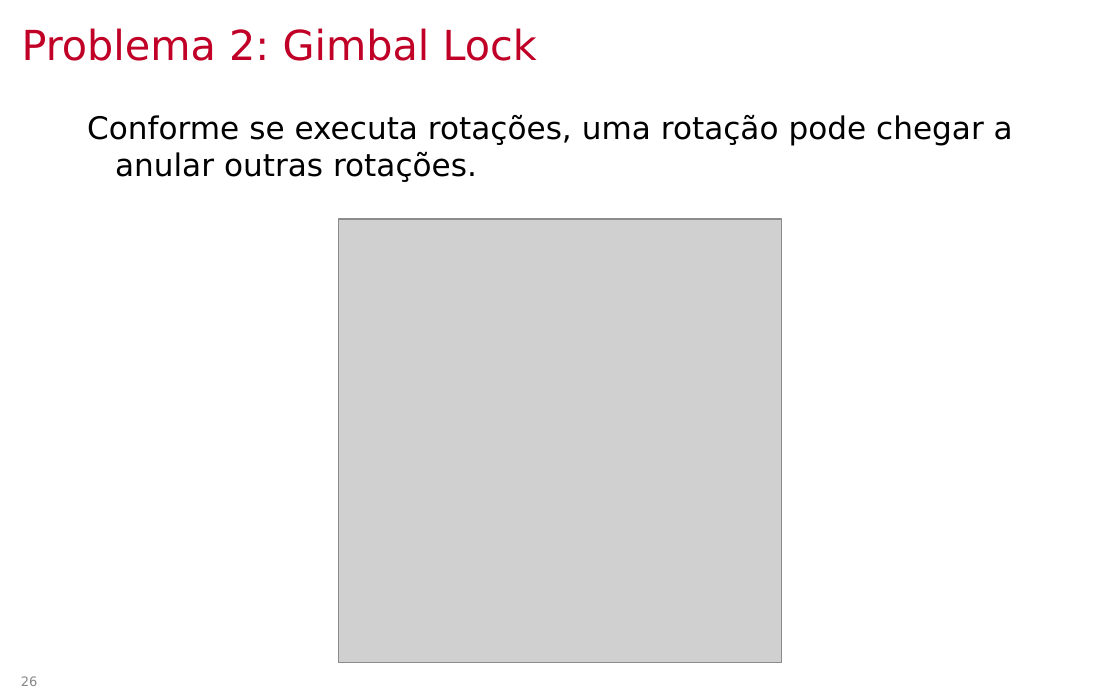
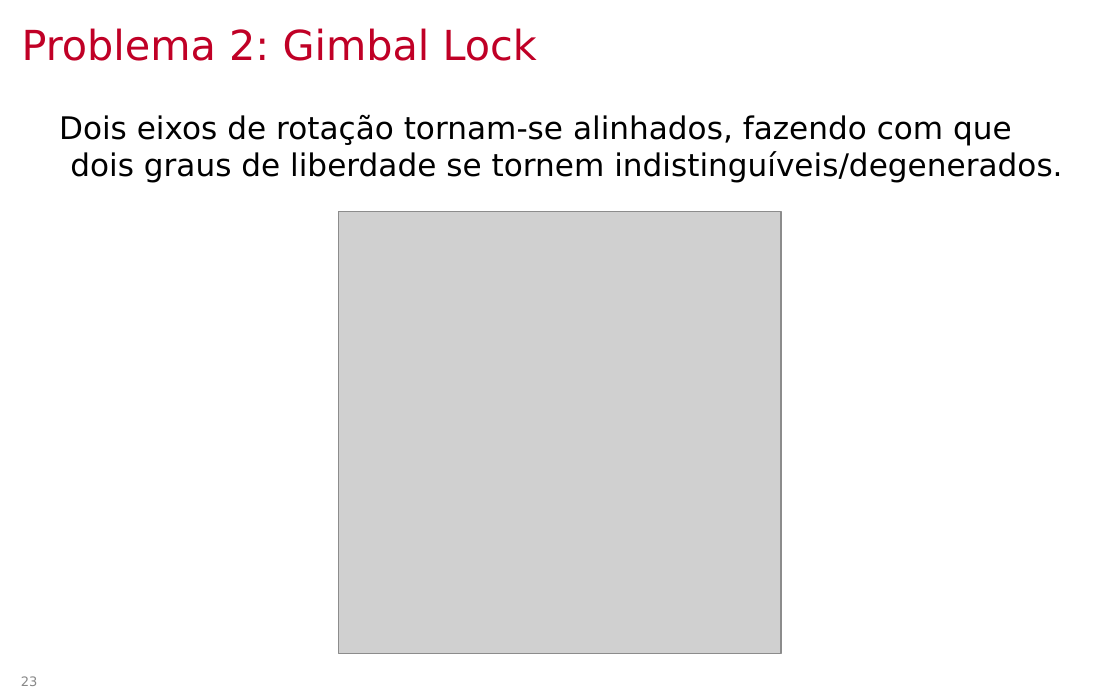
Before and after one commit to lpsoares/ComputacaoGrafica, a slide deck: slide 23 of docs/aulas/04-coordenadas_homogeneas_e_quaternios/aula4_coordenadas_homogeneas_e_quaternios.pptx (slide 26 before the commit). Drawn at 1120x700 pixels with LibreOffice and Linux fonts; fonts in the diff are those of the drawing; grey boxes stand for pictures; background and template pictures are left out. Boxes give left, top, right and bottom in pixels: in the first picture for what was removed or moved away, otherwise in the second. Text is boxed around its words. In the diff, an @@ line names an element or a change of style, - is before the commit and + after.

```diff
--- a/docs/aulas/04-coordenadas_homogeneas_e_quaternios/aula4_coordenadas_homogeneas_e_quaternios.pptx
+++ b/docs/aulas/04-coordenadas_homogeneas_e_quaternios/aula4_coordenadas_homogeneas_e_quaternios.pptx
@@ text at [59, 114, 1062, 183]: text changed @@
-Conforme se executa rotações, uma rotação pode chegar a anular outras rotações.
+Dois eixos de rotação tornam-se alinhados, fazendo com que dois graus de liberdade se tornem indistinguíveis/degenerados.
@@ picture: place and size @@
-picture at [338, 220, 782, 663]
+picture at [339, 212, 782, 654]
@@ page number at [21, 676, 38, 686]: text changed @@
-26
+23
```
Also in this commit, not shown: 12 other slides changed, 10 slides removed, 2 other files.
